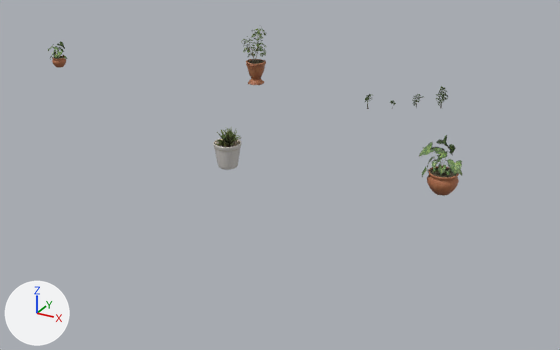
What one commit did to the glTF model apps/web/public/models/workshop-lab/lab-plants-v1.glb.
The view is the same before and after, from a 50 mm lens placed at (5.44, -9.05, 4.78), pointed at (0.23, 0.43, 0.04). Lighting does not change. The marker at lower left points along +X, +Y and +Z. The picture after the commit comes second. Where no turn or scale is listed for an object, it has been applied to the vertices. Vertices at exactly the same position are counted once.

In view in the first picture: 'potted_plant_01_leaves', 'potted_plant_01_stem', 'potted_plant_02_leaves', 'potted_plant_02_pot', 'potted_plant_04_ground' and 1 more.
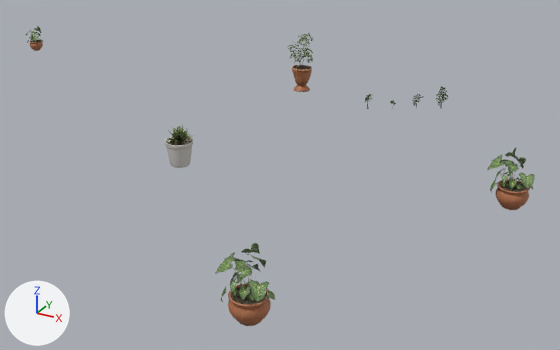
What differs and where, as boxes (x1, y1, x2, y2) in the pictures (560 x 350 px; the box of a moved part takes in the faces that stretch with it):
'potted_plant_02_leaves', reshaped, moved, rescaled (23% wider, 101% taller): before (48, 41, 462, 178); after (26, 26, 535, 303)
'potted_plant_02_pot', reshaped, moved, rescaled (23% wider, 104% taller): before (52, 56, 459, 196); after (29, 40, 530, 326)
'potted_plant_04_ground', moved: before (213, 128, 242, 170); after (165, 124, 194, 168)
'potted_plant_01_stem', moved: before (246, 34, 266, 85); after (292, 40, 312, 92)
'potted_plant_01_leaves', moved: before (241, 25, 266, 57); after (288, 30, 313, 63)
part 1 of me_circle, deleted: before (52, 56, 459, 196)
part 2 of me_circle, added (brown): after (496, 179, 530, 210)
part 3 of me_circle, added (brown): after (228, 283, 271, 326)
part 4 of me_circle, added: after (29, 40, 43, 51)
part 5 of me_circle_005, moved or reshaped (not visible afterwards): before (443, 142, 455, 152)
part 6 of me_circle_005, deleted: before (48, 44, 462, 178)
part 7 of me_circle_005, added (green): after (215, 243, 275, 303)
part 8 of me_circle_005, added (green): after (487, 148, 535, 193)
part 9 of me_circle_005, added: after (26, 30, 43, 43)

Diff of the bpy script that builds the scene:
```diff
--- a/apps/web/public/models/workshop-lab/lab-plants-v1.glb.py
+++ b/apps/web/public/models/workshop-lab/lab-plants-v1.glb.py
@@ me_circle @@
 # used by ob_potted_plant_02_pot; location = (-0.01, 0.15, 0.91); scale = (2.77, 2.77, 2.77)
-me_circle.from_pydata(...)  # 13835 vertices, 14893 faces; spans x -1.0..1.0, y -0.43..0.43, z -0.33..0.33
+me_circle.from_pydata(...)  # 20443 vertices, 22026 faces; spans x -1.0..1.0, y -0.62..0.62, z -0.24..0.24
+# me_circle part 1: 1017 loose pieces with 13469 vertices, spanning x -1.0..1.0, y -0.43..0.43, z -0.33..0.33, are deleted
+# me_circle part 2: 6984 vertices added at x 0.88..1.0, y 0.5..0.62, z -0.24..-0.16
+# me_circle part 3: 6931 vertices added at x 0.42..0.54, y -0.62..-0.5, z -0.23..-0.14
+# me_circle part 4: 6162 vertices added at x -1.0..-0.95, y 0.13..0.19, z 0.2..0.24
+# other edits to the shape of me_circle do not show in these pictures
 me_circle.materials.append(mat_potted_plant_02_pot)
@@ me_circle_005 @@
 # used by ob_potted_plant_02_leaves; location = (-0.01, 0.24, 1.11); scale = (2.84, 2.84, 2.84)
-me_circle_005.from_pydata(...)  # 2770 vertices, 2686 faces; spans x -1.0..1.0, y -0.45..0.45, z -0.32..0.32
+me_circle_005.from_pydata(...)  # 4133 vertices, 4015 faces; spans x -1.0..1.0, y -0.63..0.63, z -0.24..0.24
+# me_circle_005 part 5: the loose piece of 65 vertices spanning x 0.87..0.93, y 0.33..0.4, z -0.21..-0.13 is scaled about its middle by (0.317, 0.324, 0.319), then moved by (-1.86, -0.21, 0.39)
+# me_circle_005 part 6: 77 loose pieces with 2198 vertices, spanning x -1.0..1.0, y -0.45..0.45, z -0.32..0.31, are deleted
+# me_circle_005 part 7: 1416 vertices added at x 0.37..0.54, y -0.63..-0.47, z -0.23..-0.07
+# me_circle_005 part 8: 1347 vertices added at x 0.83..1.0, y 0.47..0.63, z -0.24..-0.08
+# me_circle_005 part 9: 798 vertices added at x -1.0..-0.92, y 0.11..0.17, z 0.17..0.23
+# other edits to the shape of me_circle_005 do not show in these pictures
 me_circle_005.materials.append(mat_potted_plant_02_leaves)
@@ ob_potted_plant_02_pot @@
 ob_potted_plant_02_pot = bpy.data.objects.new('potted_plant_02_pot', me_circle)
-ob_potted_plant_02_pot.location = (-0.01, 0.15, 0.91)
-ob_potted_plant_02_pot.scale = (2.77, 2.77, 2.77)
+ob_potted_plant_02_pot.location = (-0.01, -0.99, 0.91)
+ob_potted_plant_02_pot.scale = (3.77, 3.77, 3.77)
@@ ob_potted_plant_02_leaves @@
 ob_potted_plant_02_leaves = bpy.data.objects.new('potted_plant_02_leaves', me_circle_005)
-ob_potted_plant_02_leaves.location = (-0.01, 0.24, 1.11)
-ob_potted_plant_02_leaves.scale = (2.84, 2.84, 2.84)
+ob_potted_plant_02_leaves.location = (-0.01, -0.89, 1.11)
+ob_potted_plant_02_leaves.scale = (3.84, 3.84, 3.84)
@@ ob_potted_plant_01_stem @@
 ob_potted_plant_01_stem = bpy.data.objects.new('potted_plant_01_stem', me_potted_plant_01_base_low)
-ob_potted_plant_01_stem.location = (-2.56, 4.46, 0.57)
+ob_potted_plant_01_stem.location = (-1.51, 4.51, 0.57)
@@ ob_potted_plant_01_leaves @@
 ob_potted_plant_01_leaves = bpy.data.objects.new('potted_plant_01_leaves', me_plane_070)
-ob_potted_plant_01_leaves.location = (-2.6, 4.5, 0.87)
+ob_potted_plant_01_leaves.location = (-1.55, 4.55, 0.87)
@@ ob_potted_plant_04_ground @@
 ob_potted_plant_04_ground = bpy.data.objects.new('potted_plant_04_ground', me_haworthiascan_model_2_001)
-ob_potted_plant_04_ground.location = (-0.7, 0.4, 0.35)
+ob_potted_plant_04_ground.location = (-1.4, 0.1, 0.35)
```
